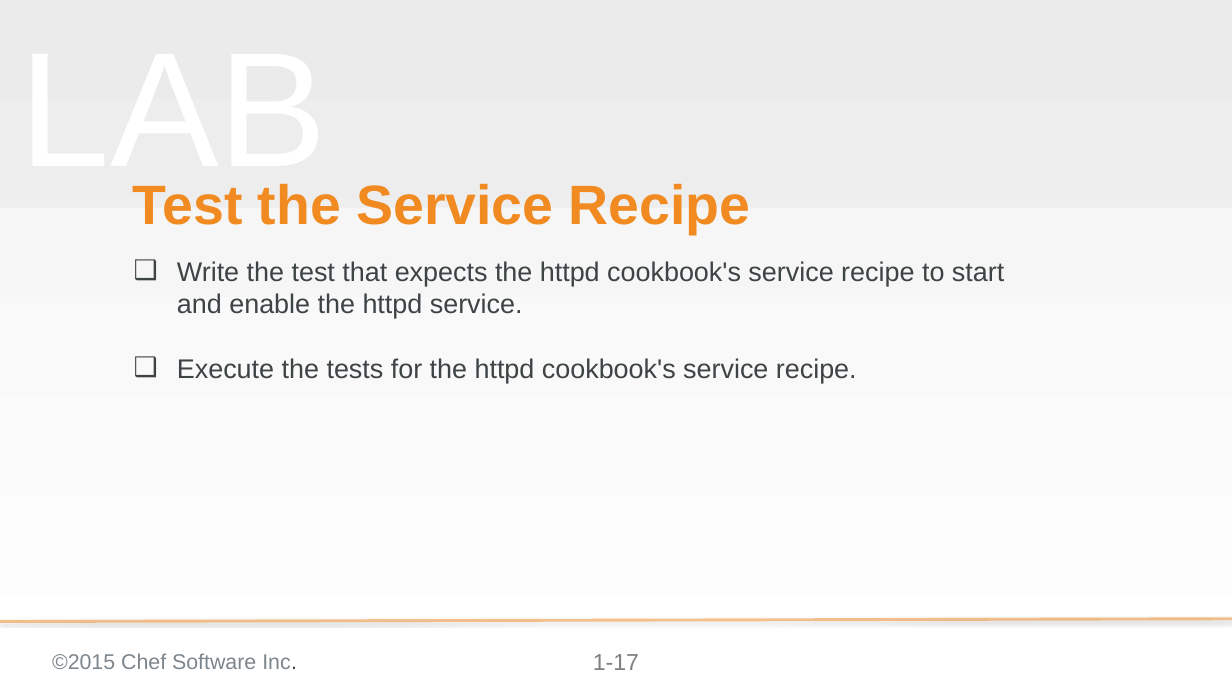
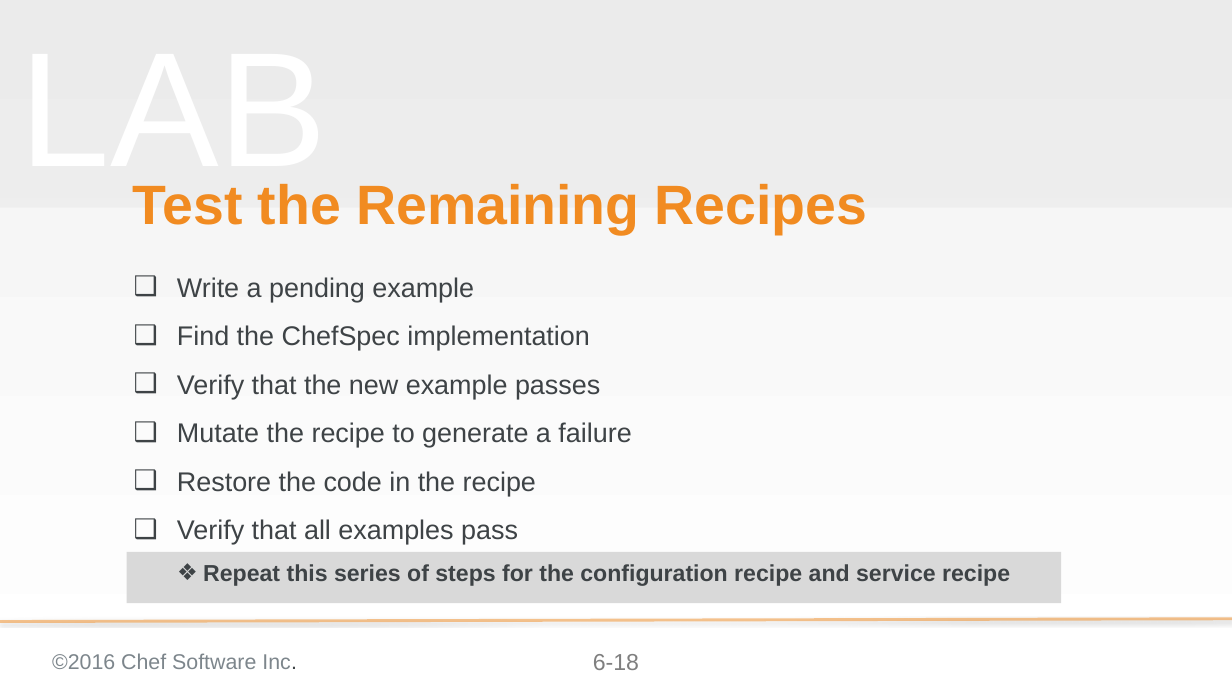
Before and after one commit to chef-training/test_driven_cookbook_development, a slide deck: slide 18 of 06-testing_resources_in_recipes.pptx (slide 17 before the commit). Drawn at 1232x693 pixels with LibreOffice and Linux fonts; fonts in the diff are those of the drawing; background and template pictures are left out. Boxes give left, top, right and bottom in pixels: in the first picture for what was removed or moved away, otherwise in the second. Text is boxed around its words. In the diff, an @@ line names an element or a change of style, - is before the commit and + after.

```diff
--- a/06-testing_resources_in_recipes.pptx
+++ b/06-testing_resources_in_recipes.pptx
@@ title at (x1=133, y1=184, x2=867, y2=234): text changed @@
-Test the Service Recipe
+Test the Remaining Recipes
@@ subtitle at (x1=177, y1=277, x2=631, y2=544): text changed @@
-❑ Write the test that expects the httpd cookbook's service recipe to start and enable the httpd service.
-❑ Execute the tests for the httpd cookbook's service recipe.
+❑ Write a pending example
+❑ Find the ChefSpec implementation
+❑ Verify that the new example passes
+❑ Mutate the recipe to generate a failure
+❑ Restore the code in the recipe
+❑ Verify that all examples pass
@@ rectangle added at (x1=127, y1=552, x2=1061, y2=603), fill #D9D9D9, 24 pt, text #3E4346, bold @@
+❖ Repeat this series of steps for the configuration recipe and service recipe
@@ text at (x1=52, y1=653, x2=297, y2=669): text changed @@
-©2015 Chef Software Inc.
+©2016 Chef Software Inc.
@@ page number at (x1=593, y1=654, x2=639, y2=670): text changed @@
-1-17
+6-18
```
Also in this commit, not shown: 22 other slides changed, 3 slides added.
